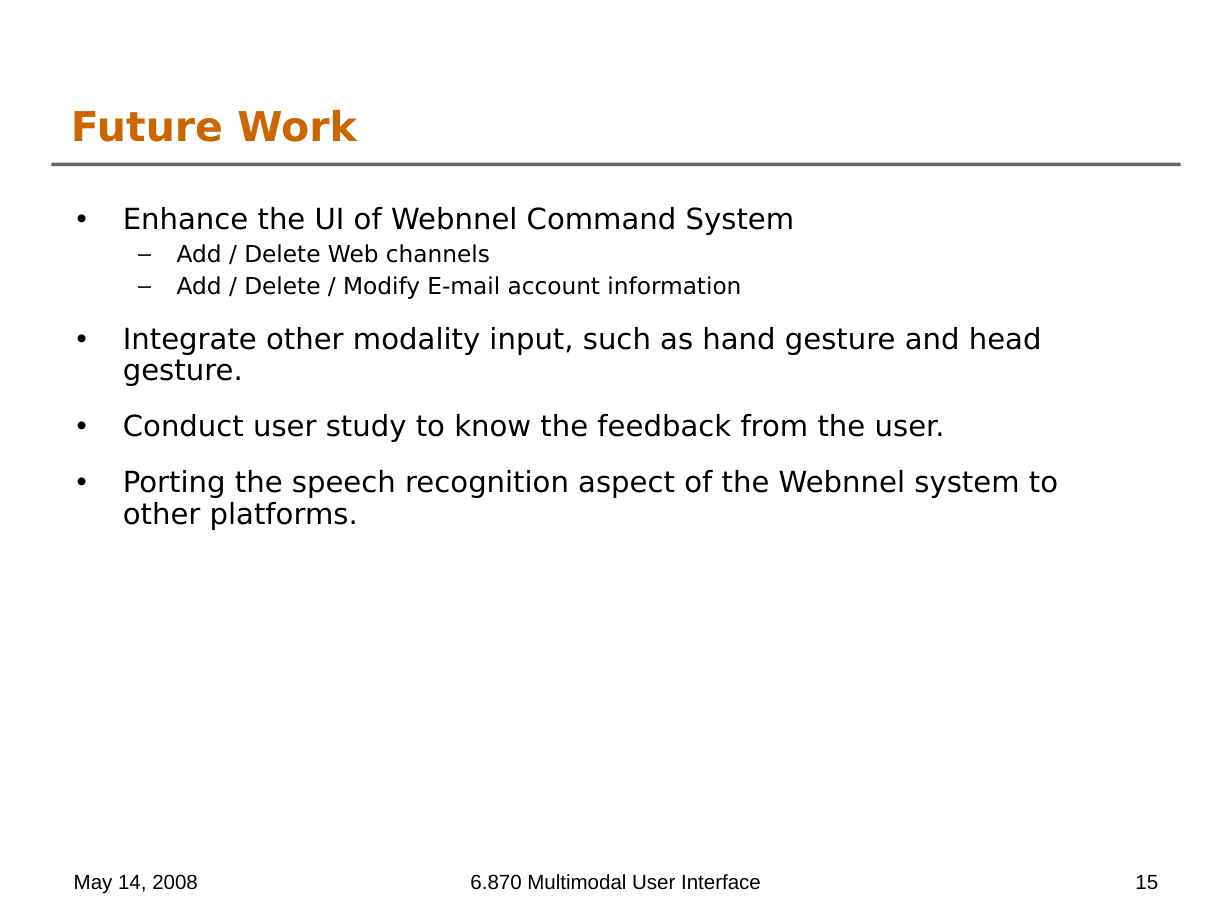
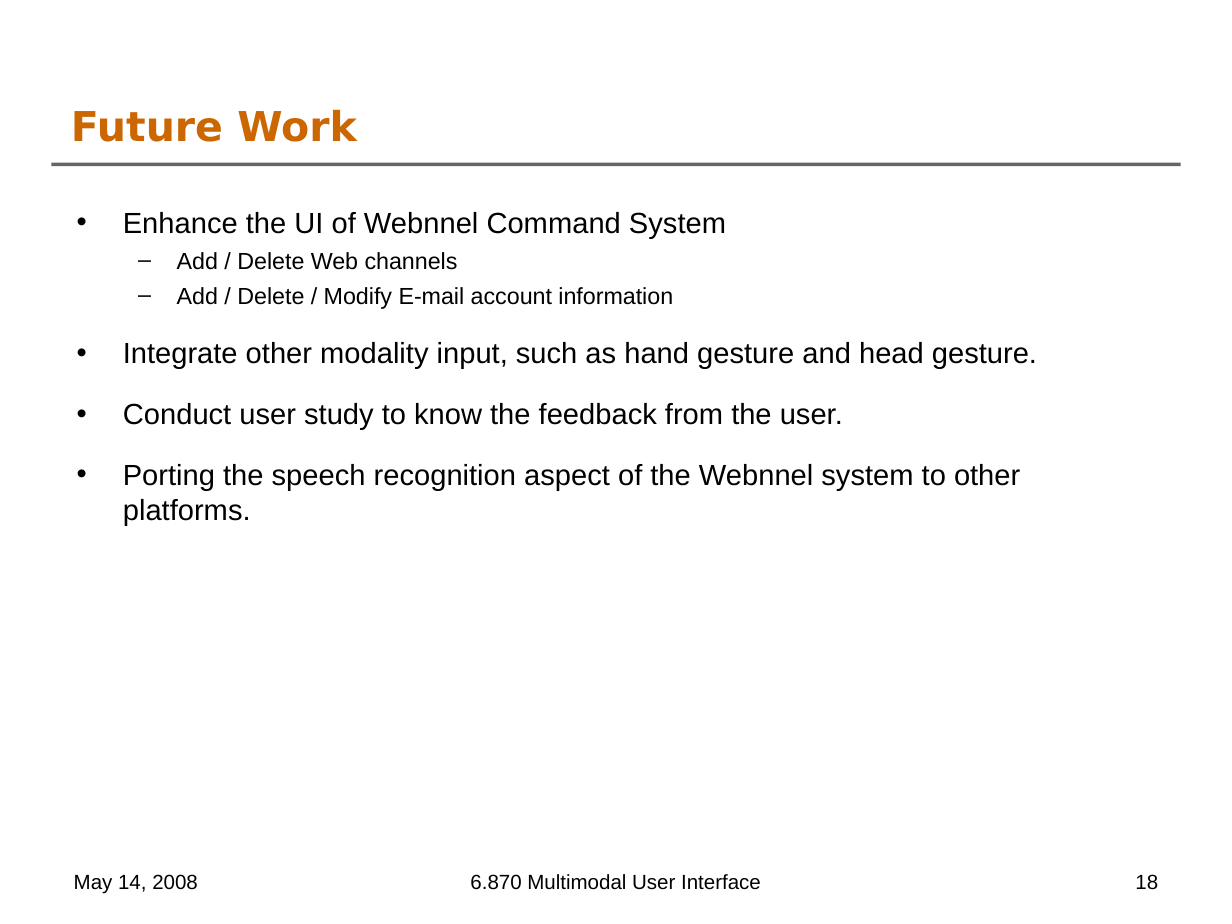
Before and after one commit to oshanis/webnnel, a slide deck: slide 18 of docs/6.870 Final Project Presentation.ppt (slide 15 before the commit). Drawn at 1232x924 pixels with LibreOffice and Linux fonts; fonts in the diff are those of the drawing; background and template pictures are left out. Boxes give left, top, right and bottom in pixels: in the first picture for what was removed or moved away, otherwise in the second. Text is boxed around its words. In the diff, an @@ line names an element or a change of style, - is before the commit and + after.

```diff
--- a/docs/6.870 Final Project Presentation.ppt
+++ b/docs/6.870 Final Project Presentation.ppt
@@ text "Enhance the UI of Webnnel ..." at (123, 212, 1037, 525): font DejaVu Sans to Arial; line spacing 0.9 to 1 @@
@@ page number at (1135, 874, 1158, 890): text changed @@
-15
+18
```
Also in this commit, not shown: 9 other slides changed, 3 slides added.
